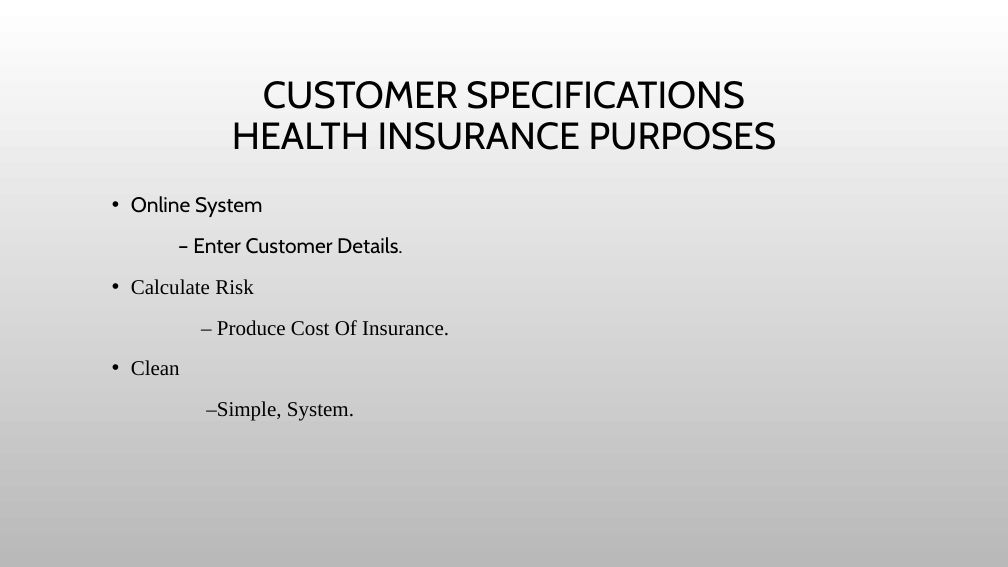
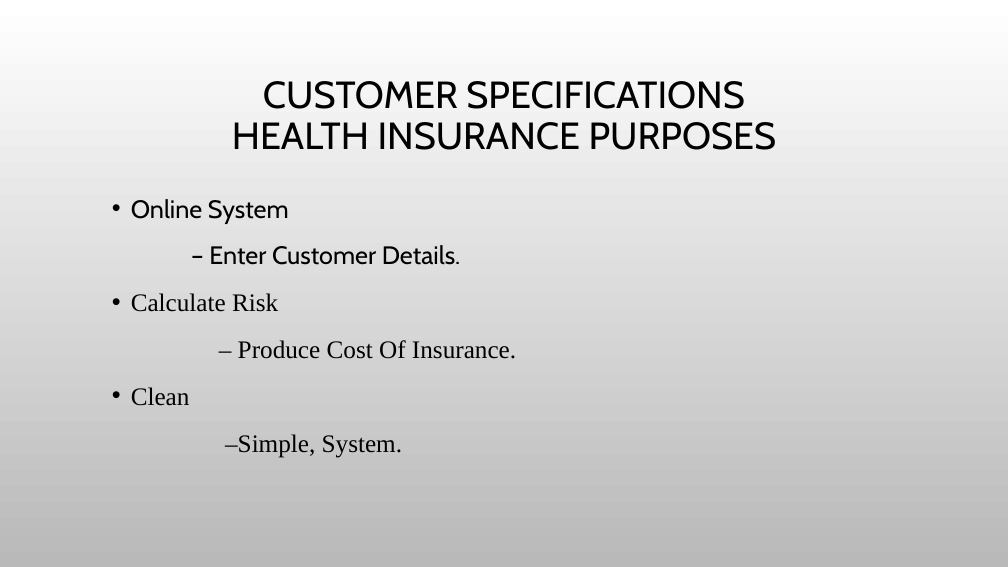
Before and after one commit to mariagibsonlyit/Devops_Project, a slide deck: slide 2 of Polo Insurance.pptx. Drawn at 1008x567 pixels with LibreOffice and Linux fonts; fonts in the diff are those of the drawing; background and template pictures are left out. Boxes give left, top, right and bottom in pixels: in the first picture for what was removed or moved away, otherwise in the second. Text is boxed around its words. In the diff, an @@ line names an element or a change of style, - is before the commit and + after.

```diff
--- a/Polo Insurance.pptx
+++ b/Polo Insurance.pptx
@@ text "Online System" at [131, 199, 516, 458]: size 20 to 24 pt @@
```
Also in this commit, not shown: 2 other slides changed.
